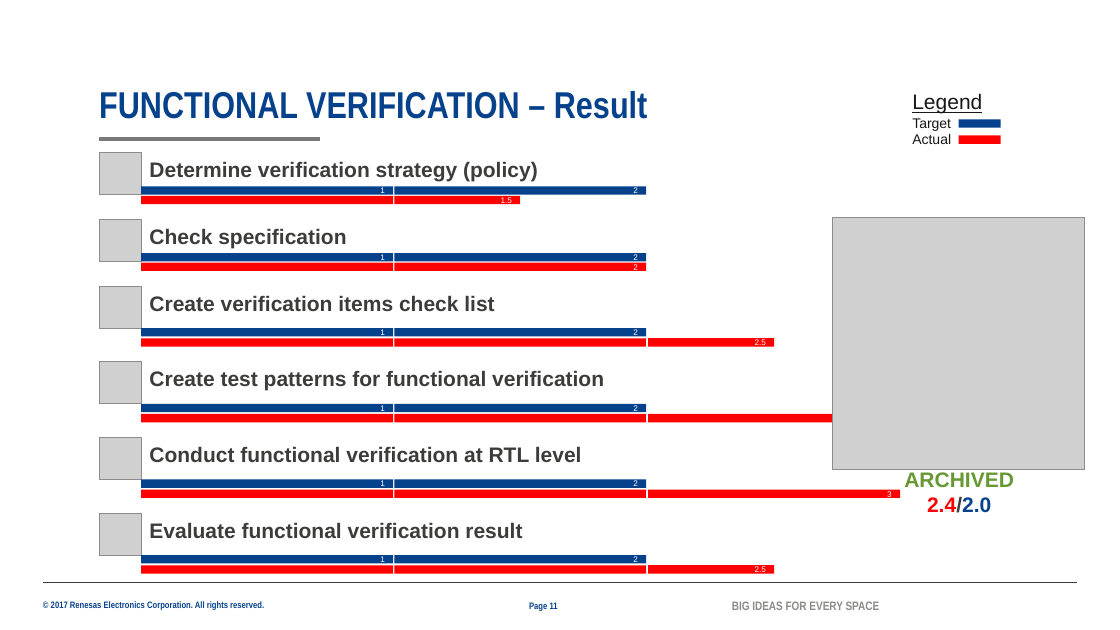
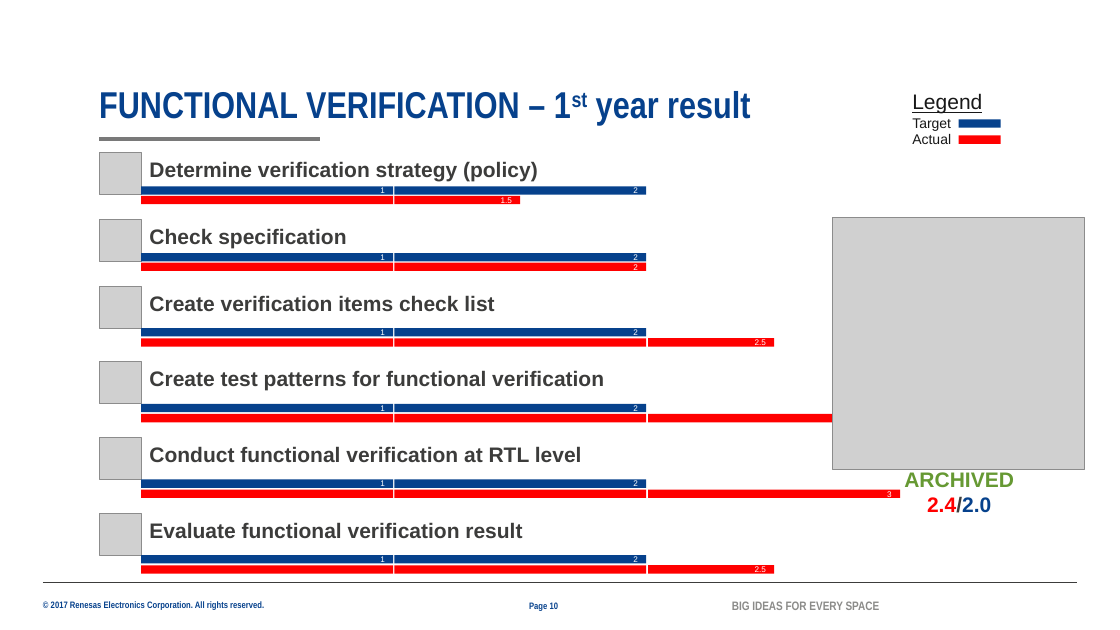
Before and after one commit to lesyhau/bridge, a slide deck: slide 10 of mms.pptx (slide 11 before the commit). Drawn at 1120x630 pixels with LibreOffice and Linux fonts; fonts in the diff are those of the drawing; grey boxes stand for pictures; background and template pictures are left out. Boxes give left, top, right and bottom in pixels: in the first picture for what was removed or moved away, otherwise in the second. Text is boxed around its words. In the diff, an @@ line names an element or a change of style, - is before the commit and + after.

```diff
--- a/mms.pptx
+++ b/mms.pptx
@@ title at box(99, 91, 750, 125): text changed @@
-FUNCTIONAL VERIFICATION – Result
+FUNCTIONAL VERIFICATION – 1st year result
@@ page number at box(529, 602, 559, 611): text changed @@
-Page 11
+Page 10
```
Also in this commit, not shown: 8 other slides changed, 4 slides added, 2 slides removed.
